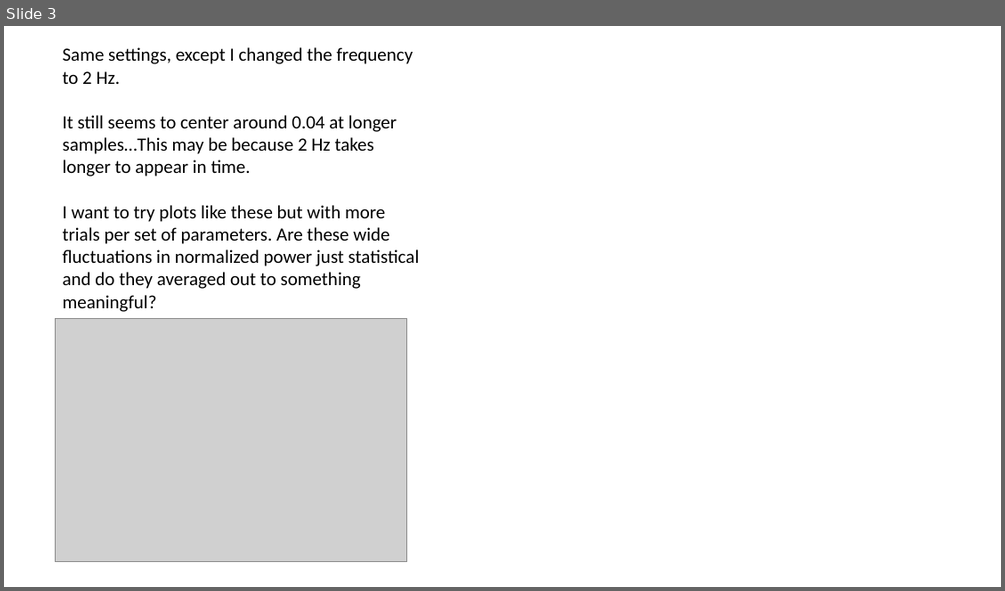
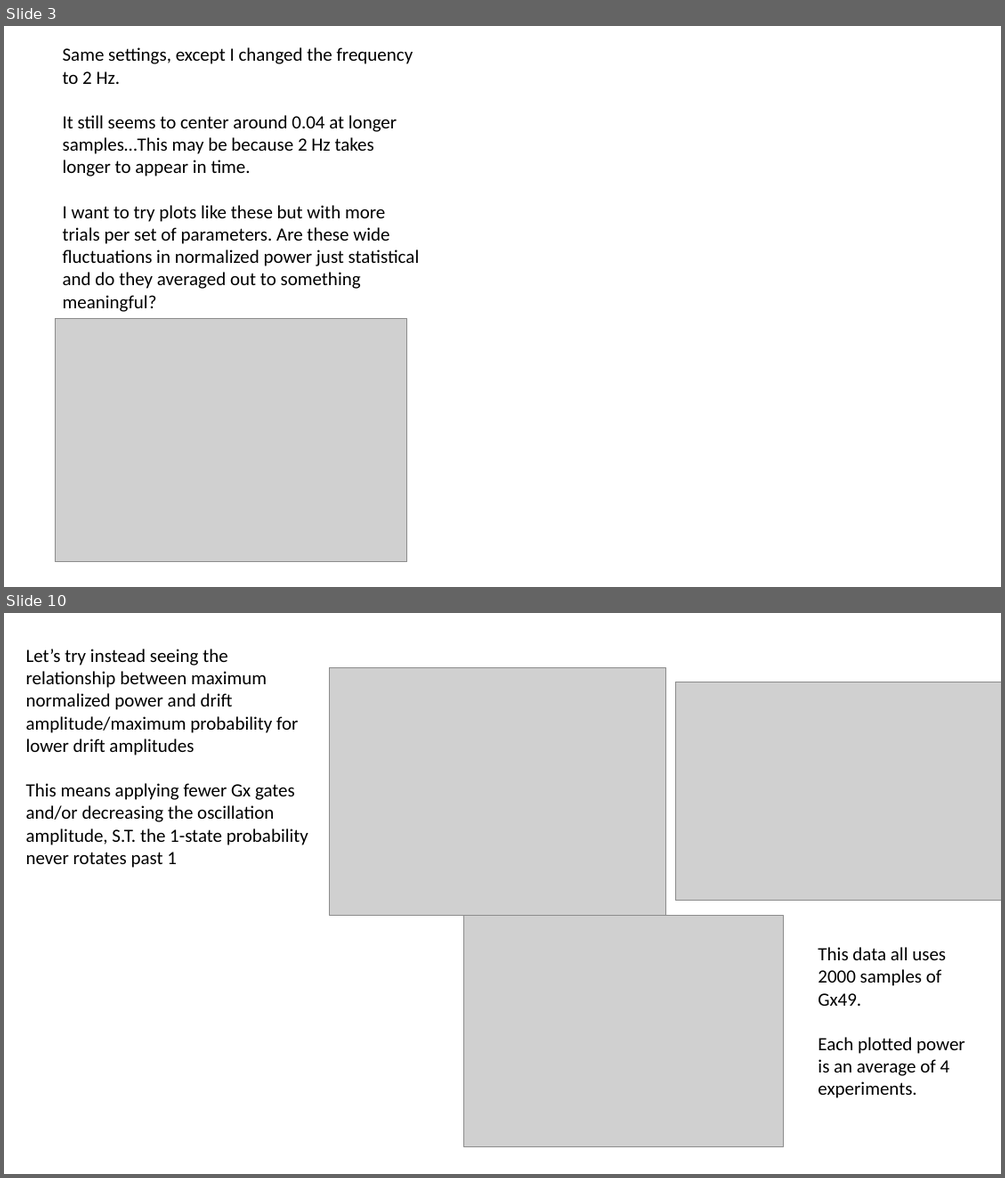
Before and after one commit to garretts-hub/GST_Work, a slide deck: Defining power.pptx. Shown one above the other, each under a label of ours: slide 3 before the commit, slides 3 and 10 after it; the slides between them are not shown. The pictures are 1005x591 and 1005x1178 pixels, drawn with LibreOffice and Linux fonts; fonts in the diff are those of the drawing; grey boxes stand for pictures. Boxes give left, top, right and bottom in pixels: in the first picture for what was removed or moved away, otherwise in the second. Text is boxed around its words. In the diff, an @@ line names an element or a change of style, - is before the commit and + after.

Commit message:
Mathematically relating power and prob

```diff
--- a/Defining power.pptx
+++ b/Defining power.pptx
@@ slide 10 added at bbox=[4, 613, 1001, 1174], background #FFFFFF @@
@@ text added at bbox=[26, 649, 308, 868], 18 pt, text #000000 @@
+Let’s try instead seeing the relationship between maximum normalized power and drift amplitude/maximum probability for lower drift amplitudes
+This means applying fewer Gx gates and/or decreasing the oscillation amplitude, S.T. the 1-state probability never rotates past 1
@@ picture added at bbox=[329, 667, 666, 915] @@
@@ picture added at bbox=[676, 682, 1001, 900] @@
@@ picture added at bbox=[464, 915, 783, 1146] @@
@@ text added at bbox=[817, 947, 965, 1098], 18 pt, text #000000 @@
+This data all uses 2000 samples of Gx49.
+Each plotted power is an average of 4 experiments.
```
Also in this commit, not shown: 2 slides changed, 9 other slides added, 2 other files.
